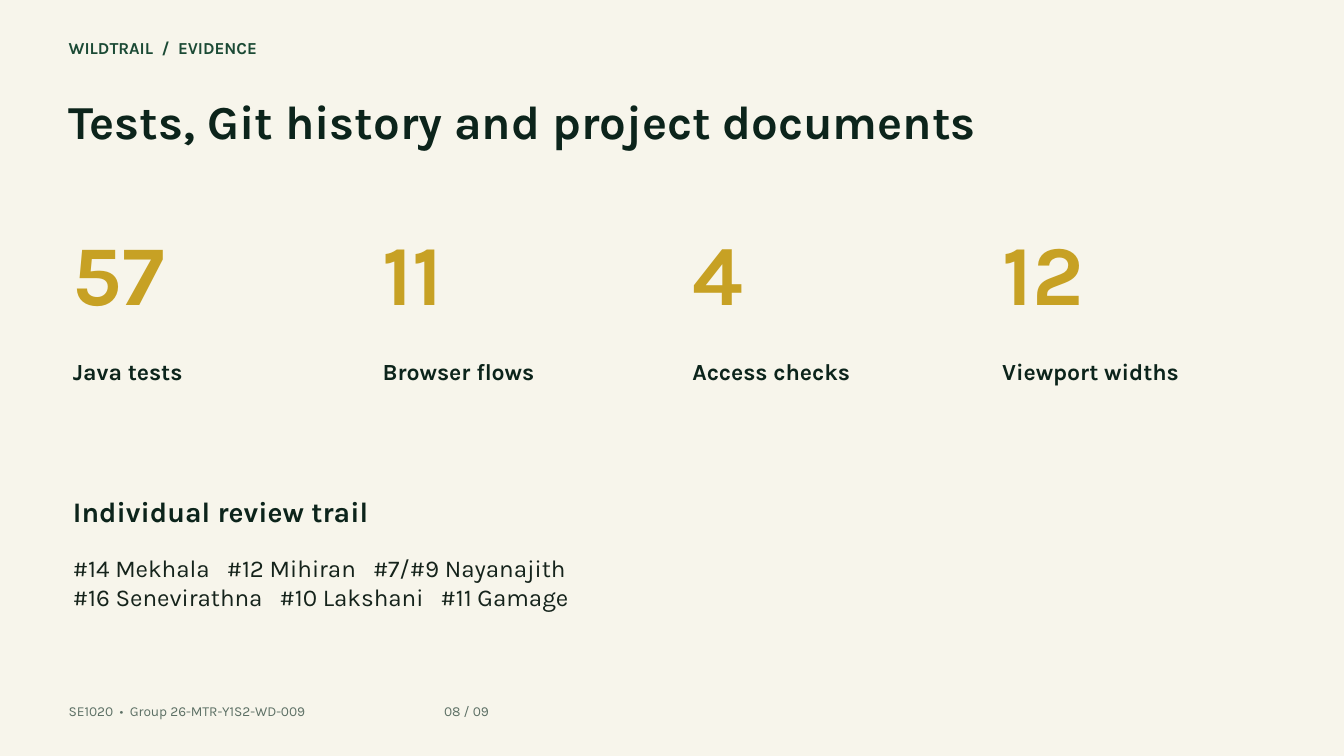
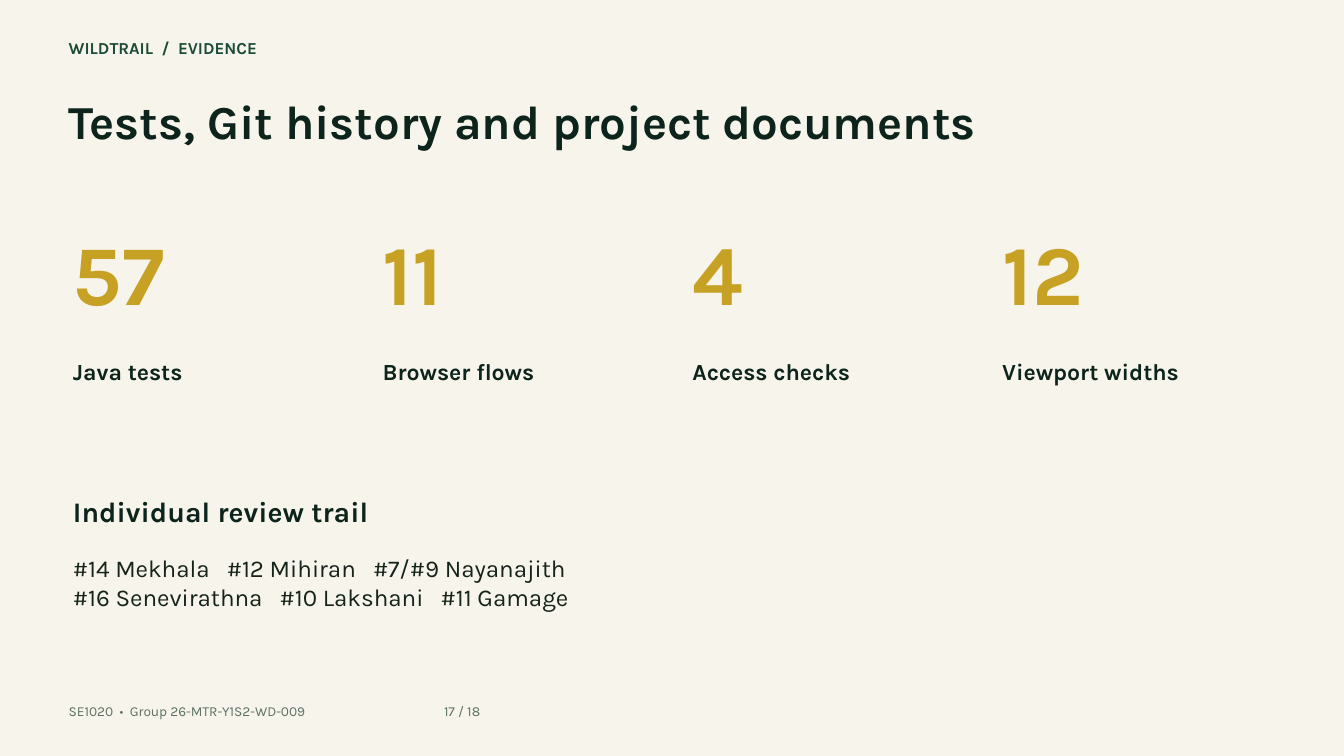
Before and after one commit to IT26100896/WildTrail-Public-Source, a slide deck: slide 17 of docs/WildTrail-Integrated-Presentation.pptx (slide 8 before the commit). Drawn at 1344x756 pixels with LibreOffice and Linux fonts; fonts in the diff are those of the drawing. Boxes give left, top, right and bottom in pixels: in the first picture for what was removed or moved away, otherwise in the second. Text is boxed around its words. In the diff, an @@ line names an element or a change of style, - is before the commit and + after.

```diff
--- a/docs/WildTrail-Integrated-Presentation.pptx
+++ b/docs/WildTrail-Integrated-Presentation.pptx
@@ text at (69, 707, 480, 719): text changed @@
-SE1020 • Group 26-MTR-Y1S2-WD-009 08 / 09
+SE1020 • Group 26-MTR-Y1S2-WD-009 17 / 18
```
Also in this commit, not shown: 7 other slides changed, 9 slides added, 3 other files.
